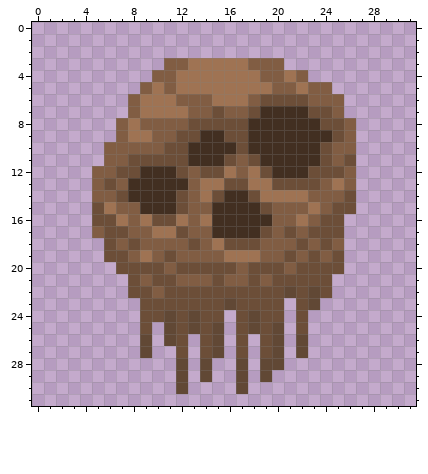
Edited in one commit: pixel-art sprite (files/ragdolls/gazer_parasitic/torso.png). The first picture shows the starting point.
The file is 32x32 pixels. Colours within 5 levels of each other are drawn and written as one.
The same view after the edit:
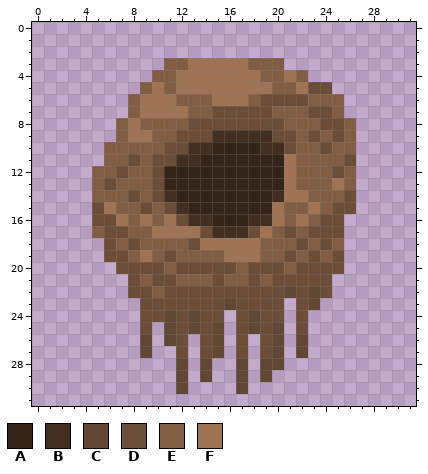
Palette (. is transparent): A #352418  B #422f21  C #614835  D #6c4e38  E #815d43  F #9f7353
Diff:
The author changed colour B to colour A in row 10 at x 15 to 16 and 18; in row 11 at x 14 to 15 and 19 to 20; in row 12 at x 11 and 20; in row 13 at x 11 to 12; in row 14 at x 16 to 17; in row 15 at x 15 to 18.
The author changed colour B to colour A in row 16 at x 15 to 17.
The author changed colour D to colour A in row 10 at x 17; in row 11 at x 16 and 18; in row 12 at x 12, 14 to 15 and 19; in row 13 at x 16 to 17 and 20; in row 14 at x 12, 15 and 18; in row 15 at x 19.
The author changed colour E to colour A in row 11 at x 17; in row 12 at x 13 and 17; in rows 13 to 14 at x 13; in row 15 at x 13 to 14.
The author changed colour F to colour A in row 12 at x 16 and 18; in row 13 at x 14 to 15 and 18 to 19; in row 14 at x 14 and 19.
The author changed colour D to colour B in row 9 at x 16 to 17; in row 11 at x 12; in row 15 at x 12.
The author changed colour E to colour B in row 16 at x 13.
The author changed colour F to colour B in row 14 at x 20; in row 16 at x 14.
The author changed colour B to colour D in row 7 at x 19; in row 8 at x 18 to 20; in row 9 at x 14, 20 to 21 and 23; in row 10 at x 21; in rows 12 to 13 at x 10; in row 14 at x 8 and 10.
The author changed colour B to colour D in row 15 at x 9 and 11; in row 17 at x 18.
The author changed colour E to colour D in row 5 at x 23 to 24; in row 7 at x 16 to 17; in row 17 at x 14.
The author changed colour F to colour D in row 16 at x 12.
The author changed colour B to colour E in row 7 at x 20 to 22; in row 8 at x 21 to 23; in row 9 at x 22 and 24; in rows 10 to 11 at x 22 to 23; in row 12 at x 9 and 22; in row 13 at x 8 to 9.
The author changed colour B to colour E in row 14 at x 9; in row 15 at x 10.
The author changed colour D to colour E in row 11 at x 9 and 24; in row 12 at x 8 and 23 to 24; in row 13 at x 22 to 23; in row 14 at x 7; in row 16 at x 10.
The author changed colour B to colour F in rows 11 to 12 at x 21.
The author changed colour D to colour F in row 13 at x 21; in row 16 at x 11; in row 17 at x 12 and 19; in row 18 at x 16 to 18.
The author changed colour E to colour F in rows 15 to 16 at x 20; in row 17 at x 13; in row 18 at x 14.
Where, in picture pixels (left, top, right, bottom), the same in both pictures:
changed: (116, 82, 332, 250)
